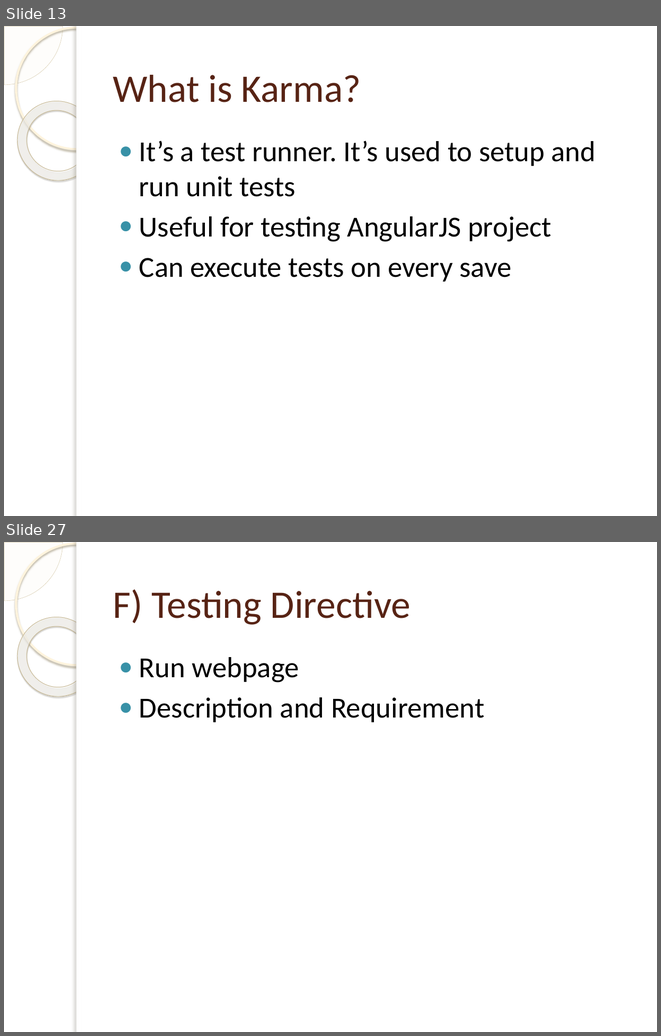
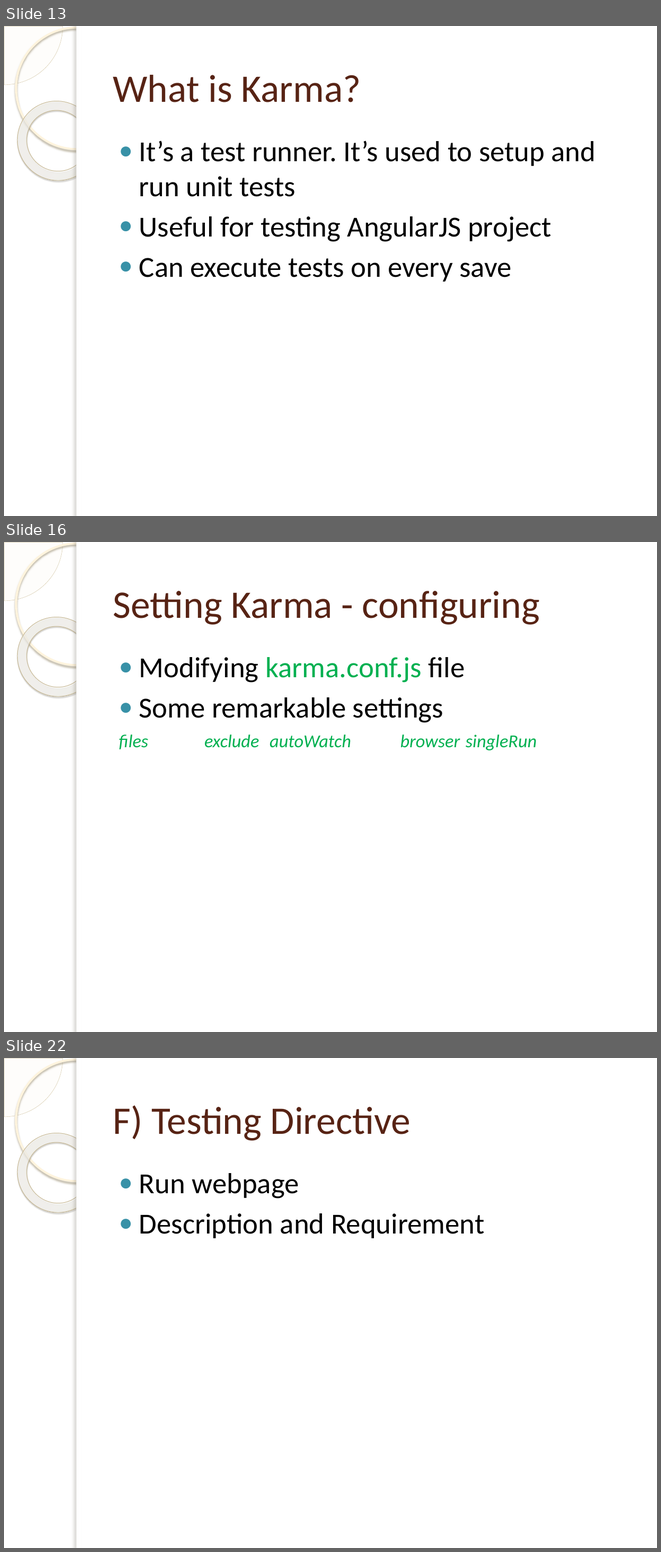
Before and after one commit to xuancong246/documents, a slide deck: Ebooks/AngularJS/Training/UnitTesting/AngularJS-Unit-Testing.pptx. Shown one above the other, each under a label of ours: slides 13 and 27 before the commit, slides 13, 16 and 22 after it; the slides between them are not shown. The pictures are 661x1036 and 661x1552 pixels, drawn with LibreOffice and Linux fonts; fonts in the diff are those of the drawing; background and template pictures are left out. Boxes give left, top, right and bottom in pixels: in the first picture for what was removed or moved away, otherwise in the second. Text is boxed around its words. In the diff, an @@ line names an element or a change of style, - is before the commit and + after.

```diff
--- a/Ebooks/AngularJS/Training/UnitTesting/AngularJS-Unit-Testing.pptx
+++ b/Ebooks/AngularJS/Training/UnitTesting/AngularJS-Unit-Testing.pptx
@@ slide 16 added at bbox=[4, 542, 657, 1032], background picture (left out); not listed: 5 template elements that a slide beside it also shows @@
@@ title added at bbox=[113, 591, 540, 625], 43 pt, text #572314 @@
+Setting Karma - configuring
@@ text added at bbox=[119, 657, 537, 750], 32 pt, text #00B050 @@
+● Modifying karma.conf.js file
+● Some remarkable settings
+files exclude autoWatch browser singleRun
@@ what was slide 27 is now slide 22 @@
```
Also in this commit, not shown: 5 slides changed, 2 other slides added, 8 slides removed.
